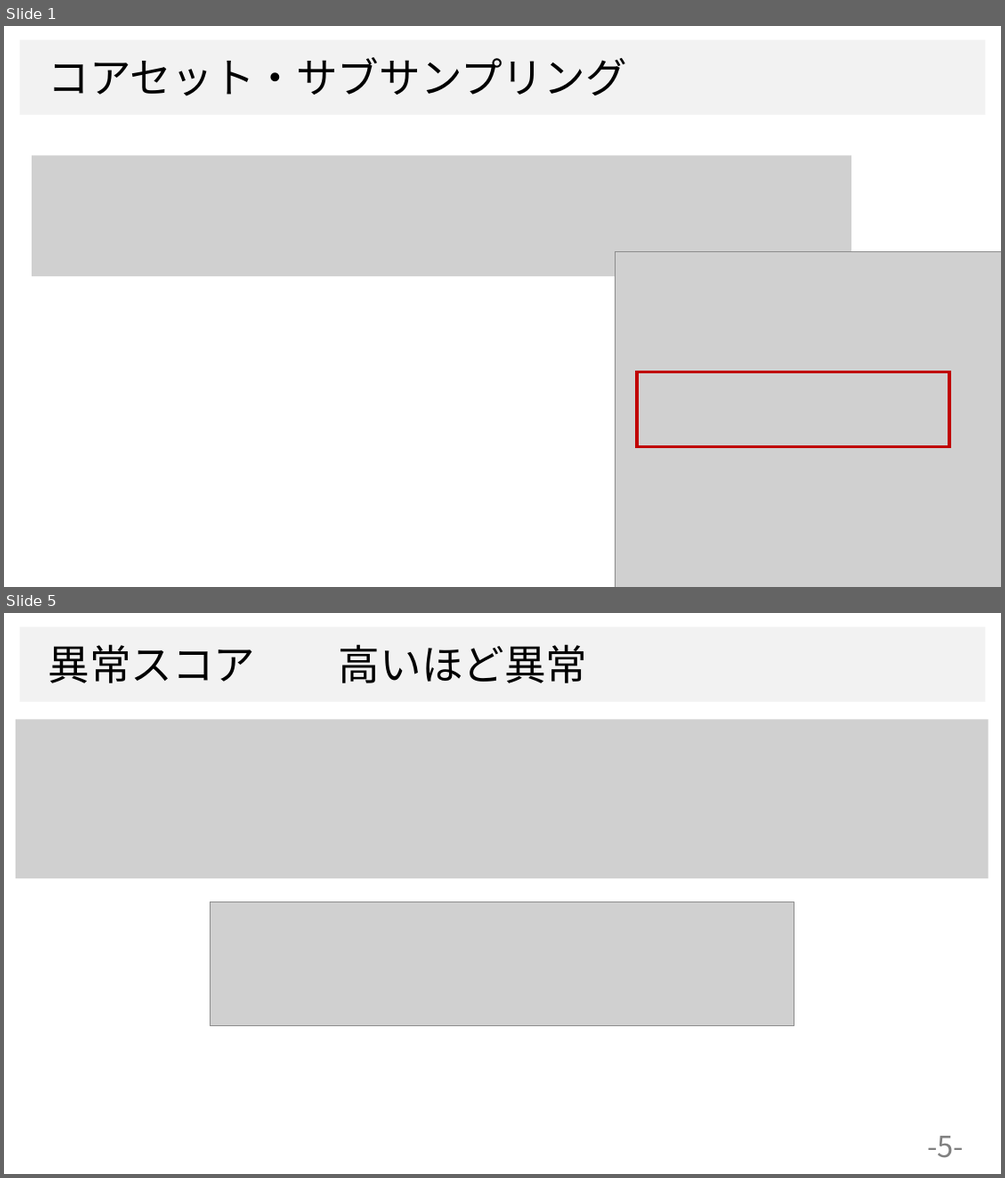
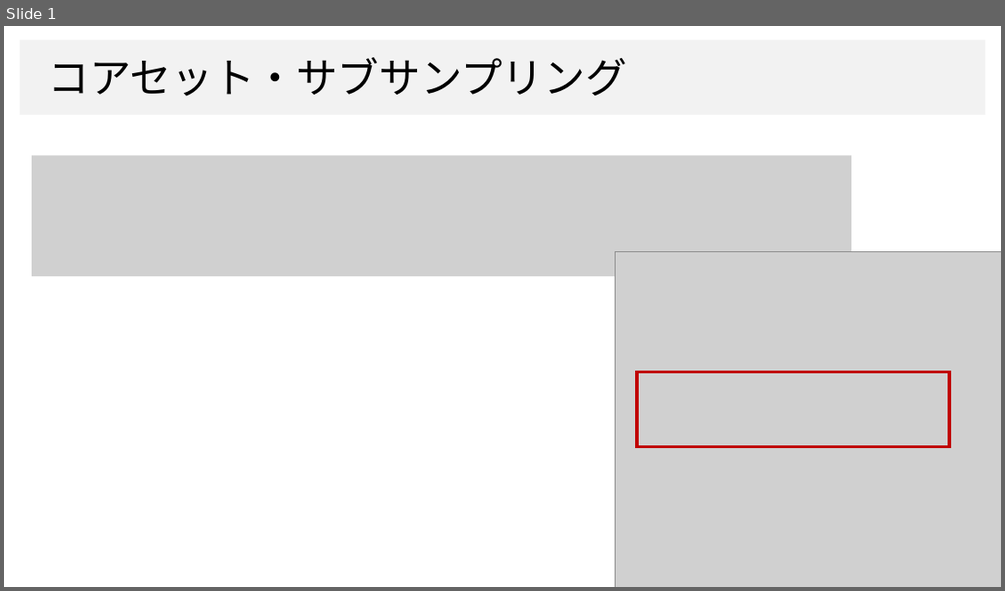
Before and after one commit to dhia-github/haselab-all, a slide deck: 発表資料/ゼミ資料(サブセットと損失関数).pptx. Shown one above the other, each under a label of ours: slides 1 and 5 before the commit, slide 1 after it; the slides between them are not shown. The pictures are 1005x1178 and 1005x591 pixels, drawn with LibreOffice and Linux fonts; fonts in the diff are those of the drawing; grey boxes stand for pictures; background and template pictures are left out. Boxes give left, top, right and bottom in pixels: in the first picture for what was removed or moved away, otherwise in the second. Text is boxed around its words. In the diff, an @@ line names an element or a change of style, - is before the commit and + after.

```diff
--- a/発表資料/ゼミ資料(サブセットと損失関数).pptx
+++ b/発表資料/ゼミ資料(サブセットと損失関数).pptx
@@ slide 5 removed at [4, 613, 1001, 1174], background #FFFFFF; not listed: 1 template element that a slide beside it also shows @@
@@ text removed at [48, 644, 588, 683] @@
-異常スコア 高いほど異常
@@ picture removed at [16, 719, 988, 878] @@
@@ picture removed at [210, 901, 793, 1026] @@
@@ page number removed at [928, 1135, 964, 1158] @@
--5-
```
Also in this commit, not shown: 1 slide changed, 2 slides added, 1 other slide removed.
